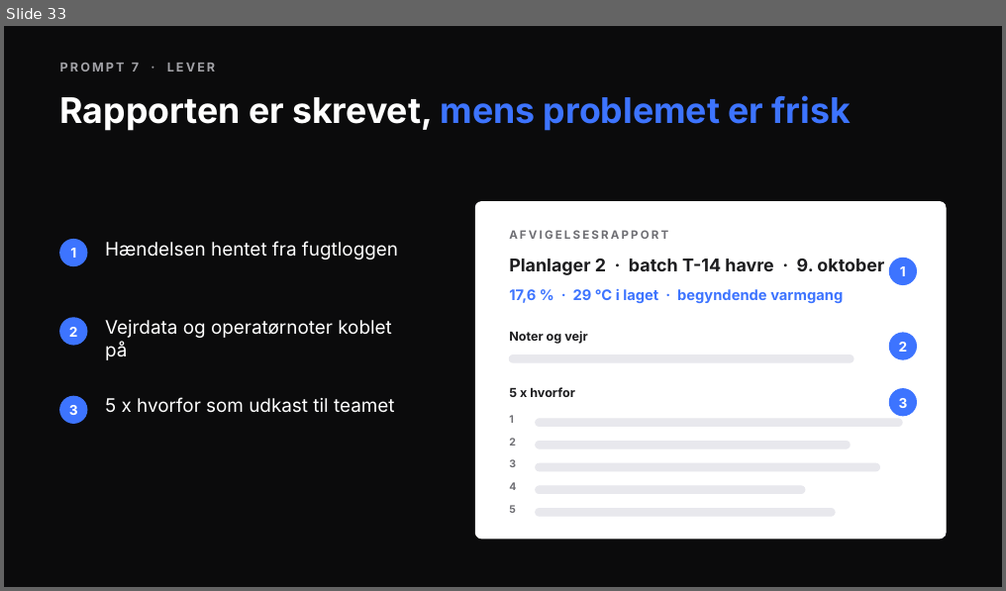
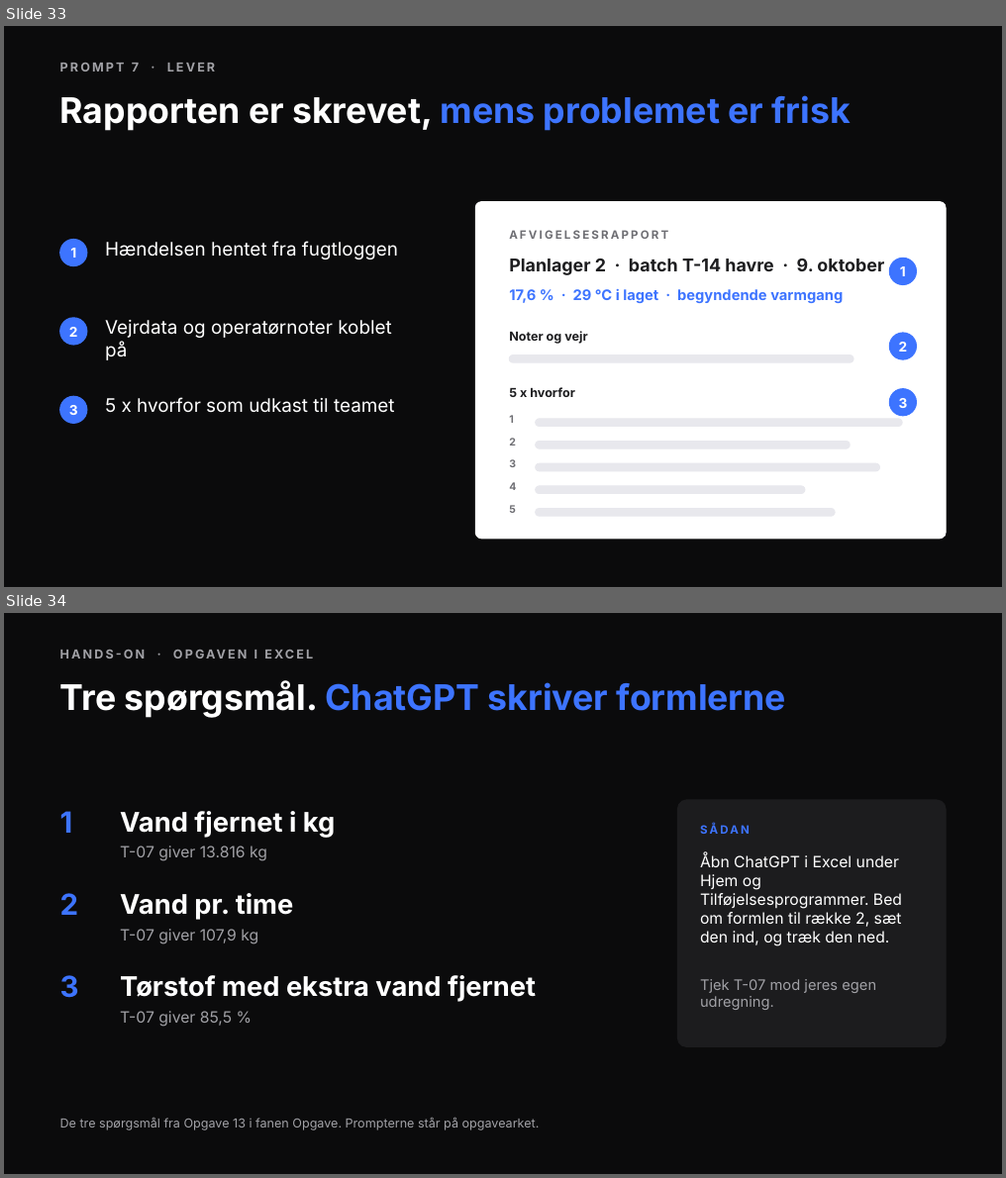
Before and after one commit to andr8769-ui/ucl-ai-undervisning, a slide deck: private/proces/praesentation.pptx. Shown one above the other, each under a label of ours: slide 33 before the commit, slides 33 and 34 after it. The pictures are 1006x591 and 1006x1178 pixels, drawn with LibreOffice and Linux fonts; fonts in the diff are those of the drawing. Boxes give left, top, right and bottom in pixels: in the first picture for what was removed or moved away, otherwise in the second. Text is boxed around its words. In the diff, an @@ line names an element or a change of style, - is before the commit and + after.

```diff
--- a/private/proces/praesentation.pptx
+++ b/private/proces/praesentation.pptx
@@ slide 34 added at <box>4,613,1002,1174</box>, background #0B0B0C @@
@@ text added at <box>254,650,258,659</box>, 12 pt, text #A1A1A6, bold @@
+HANDS-ON · OPGAVEN I EXCEL
@@ title added at <box>60,680,787,718</box>, 34 pt, text #3D74FF, bold @@
+Tre spørgsmål. ChatGPT skriver formlerne
@@ text added at <box>60,811,73,833</box>, 28 pt, text #3D74FF, bold @@
+1
@@ text added at <box>120,811,335,838</box>, 26 pt, text #FFFFFF, bold @@
+Vand fjernet i kg
@@ rounded rectangle added at <box>678,800,945,1048</box>, fill #1C1C1E, outline #1C1C1E 1 pt @@
@@ text added at <box>120,846,267,861</box>, 15 pt, text #A1A1A6 @@
+T-07 giver 13.816 kg
@@ text added at <box>700,823,925,845</box>, 11 pt, text #3D74FF, bold @@
+SÅDAN
@@ text added at <box>700,854,902,947</box>, 15 pt, text #FFFFFF @@
+Åbn ChatGPT i Excel under Hjem og Tilføjelsesprogrammer. Bed om formlen til række 2, sæt den ind, og træk den ned.
@@ text added at <box>60,893,78,915</box>, 28 pt, text #3D74FF, bold @@
+2
@@ text added at <box>120,893,294,920</box>, 26 pt, text #FFFFFF, bold @@
+Vand pr. time
@@ text added at <box>120,929,258,945</box>, 15 pt, text #A1A1A6 @@
+T-07 giver 107,9 kg
@@ text added at <box>60,975,79,998</box>, 28 pt, text #3D74FF, bold @@
+3
@@ text added at <box>120,975,536,1002</box>, 26 pt, text #FFFFFF, bold @@
+Tørstof med ekstra vand fjernet
@@ text added at <box>700,979,876,1010</box>, 14 pt, text #A1A1A6 @@
+Tjek T-07 mod jeres egen udregning.
@@ text added at <box>120,1011,232,1027</box>, 15 pt, text #A1A1A6 @@
+T-07 giver 85,5 %
@@ text added at <box>60,1117,540,1131</box>, 12 pt, text #A1A1A6 @@
+De tre spørgsmål fra Opgave 13 i fanen Opgave. Prompterne står på opgavearket.
```
Also in this commit, not shown: 2 slides changed, 1 slide removed, 15 other files.
